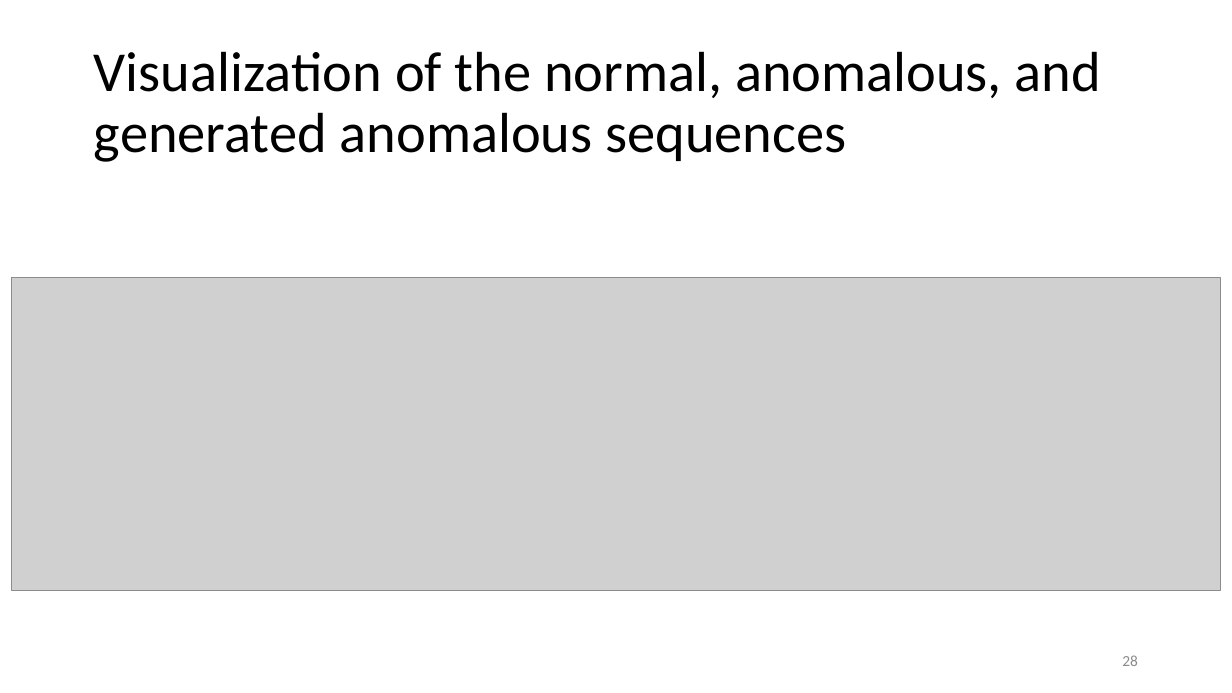
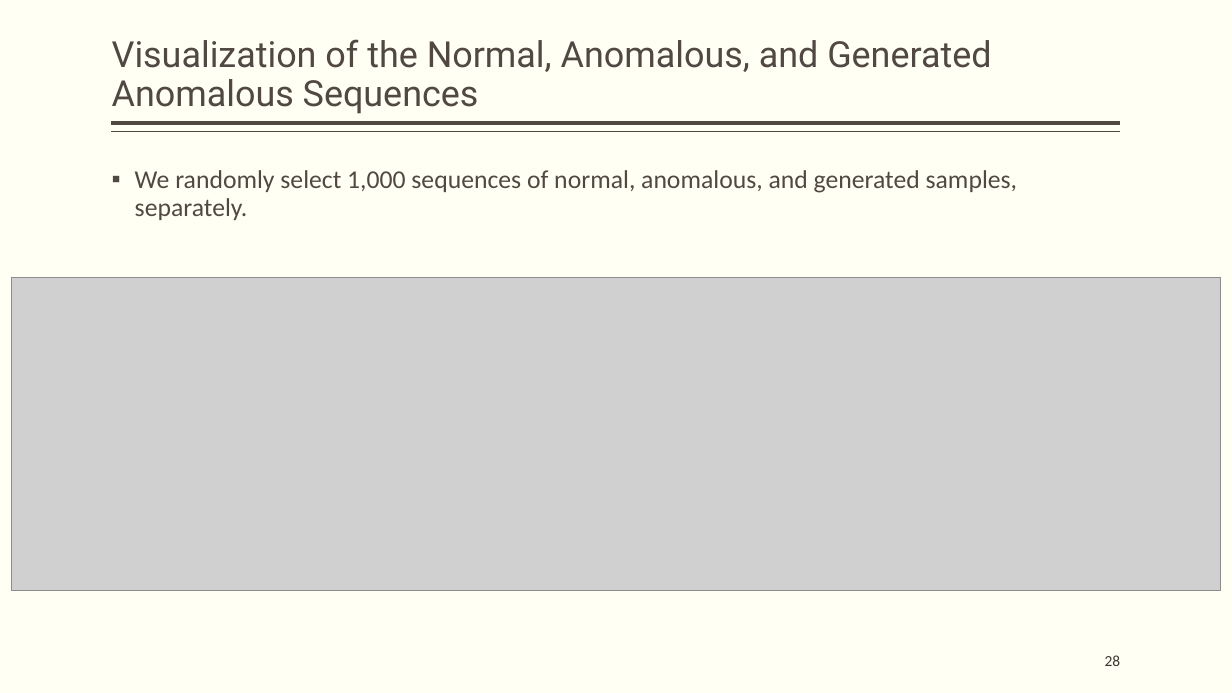
Before and after one commit to hanxiao0607/others, a slide deck: slide 28 of InterpretableSAD.pptx. Drawn at 1232x693 pixels with LibreOffice and Linux fonts; fonts in the diff are those of the drawing; grey boxes stand for pictures. Boxes give left, top, right and bottom in pixels: in the first picture for what was removed or moved away, otherwise in the second. Text is boxed around its words. In the diff, an @@ line names an element or a change of style, - is before the commit and + after.

```diff
--- a/InterpretableSAD.pptx
+++ b/InterpretableSAD.pptx
@@ background #FFFFFF to #FFFFF3 @@
@@ title "Visualization of the Normal, Anomalous, ..." at <box>112,39,991,114</box>: vertical alignment middle to bottom @@
@@ title at <box>112,39,991,114</box>: text changed; size 44 to 28 pt; font Calibri to Roboto; text colour #000000 to #514843 @@
-Visualization of the normal, anomalous, and generated anomalous sequences
+Visualization of the Normal, Anomalous, and Generated Anomalous Sequences
@@ line added from (1121, 123) to (112, 123), #514843 3 pt @@
@@ line added from (1121, 132) to (112, 132), #514843 1 pt @@
@@ text added at <box>135,170,1018,220</box>, 20 pt, text #514843 @@
+▪ We randomly select 1,000 sequences of normal, anomalous, and generated samples, separately.
@@ page number: place and size @@
-page number at <box>1122,655,1138,666</box>
+page number at <box>1105,655,1121,666</box>
@@ page number at <box>1105,655,1121,666</box>: text colour #8C8C8C to #3D3632 @@
```
Also in this commit, not shown: 25 other slides changed, 5 slides added, 5 slides removed, 1 other file.
